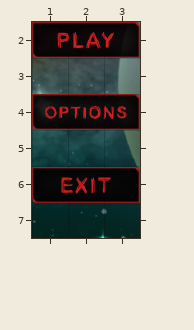
Two states of a Tiled map, Art/Tiled/LevelMap1/Main Menu.tmx. That is the earlier state.
Cells are 64x64 px. Shown: x 1..3, y 2..7.
And afterwards:
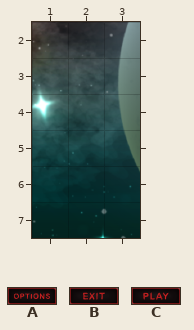
Key: from "Main Menu": A 6 "Options Button", B 10 "Exit Button", C 12 "Play Button".
Objects are placed by their top-left corner, in cells (3,4 is the top-left corner of cell 3,4); size is 1x1 cell unless given.
Changes in this commit:
Layer "Click Buttons":
removed: C "Play Button" at 1,2 size 3x1
removed: A "Options Button" at 1,4 size 3x1
removed: B "Exit Button" at 1,6 size 3x1
Changed places in both pictures, as pixel boxes (x1, y1, x2, y2):
removed: (32, 22, 140, 58)
removed: (32, 94, 140, 130)
removed: (32, 167, 140, 203)
